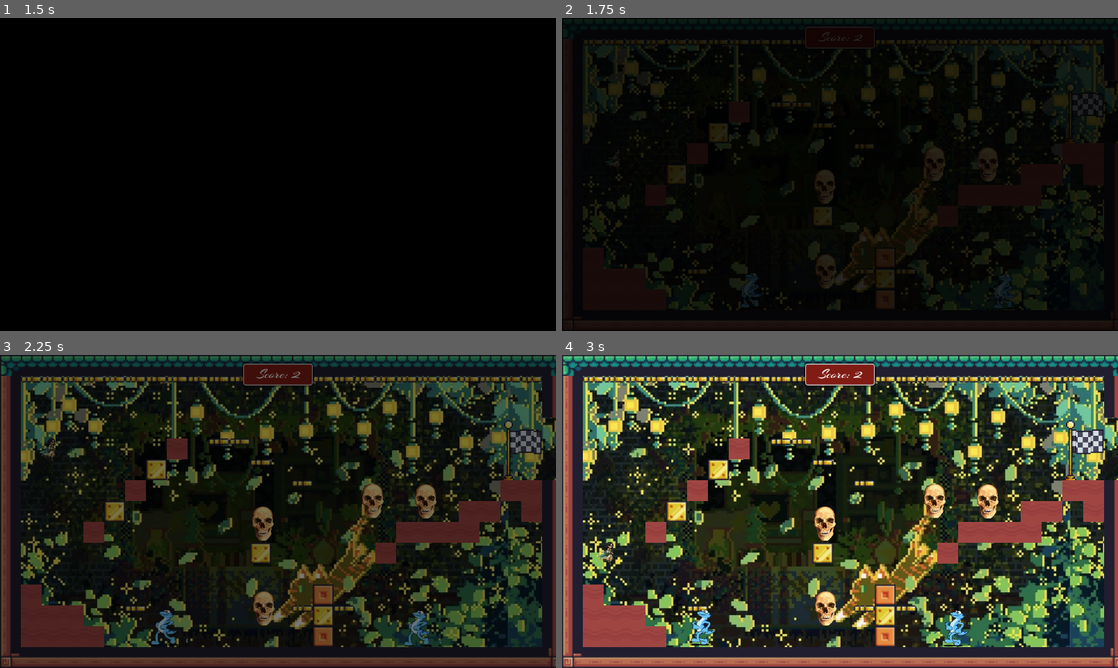
Above: before the commit, frames 1-4 (two rows, left to right).
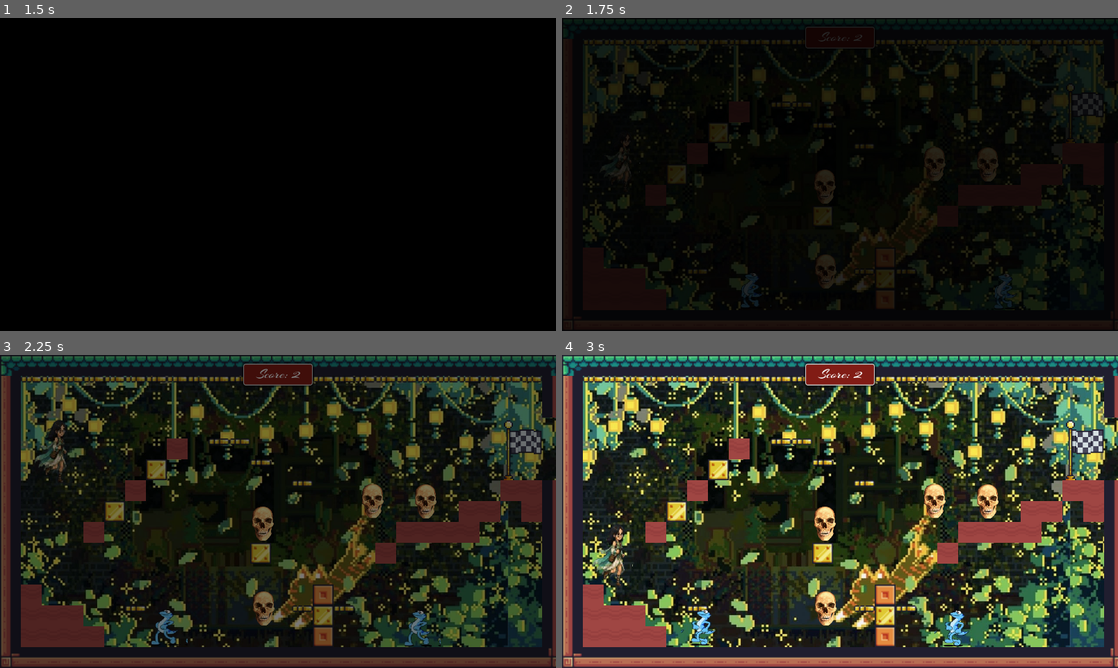
Above: after the commit, the same moments.

Repository: lisalikebook-max/_04-Platformer
Game: Godot game, scene res://Scenes/main.tscn
Two runs of this game, one before a commit and one after it. Both use one fixed random seed, a clock stepped at 60 frames per second and the inputs below.
Inputs:
- Up to frame 1 (1.5 s): tap Enter at 0.5 s; hold Right (right) from 0.53 s (still down); tap Up (jump) at 0.6, 0.77, 1.07, 1.35 s; tap Space at 1.25 s
- Up to frame 2 (1.75 s): keep holding Right (right); tap Up (jump) at 1.52 s
- Up to frame 3 (2.25 s): tap Up (jump) at 1.82, 2.1 s; release Right (right) at 2.03 s; hold Left (left) from 2.03 s (still down)
- Up to frame 4 (3 s): release Left (left) at 2.78 s; hold Right (right) from 2.78 s (still down); tap Up (jump) at 2.85 s

Frame 1 is identical in both runs. In frame 2, less than 0.1% of the frame differs, in the area x 7-13%, y 37-53%; in frame 3, 0.5%; in frame 4, 0.5%, in the area x 5-13%, y 54-74%.

Commit message:
Update player.tscn

Diff:
--- a/Scenes/player.tscn
+++ b/Scenes/player.tscn
@@ -340,10 +340,10 @@
 
 [node name="AnimatedSprite2D" type="AnimatedSprite2D" parent="." unique_id=716405881]
 texture_filter = 1
-position = Vector2(209.10153, 302.21725)
-scale = Vector2(0.6329091, 0.632898)
+position = Vector2(221.22592, 301.48404)
+scale = Vector2(1.2820909, 1.7185495)
 sprite_frames = SubResource("SpriteFrames_b88wv")
-animation = &"jump"
+animation = &"hit"
 autoplay = "run"
 
 [node name="CollisionShape2D" type="CollisionShape2D" parent="." unique_id=952838078]
